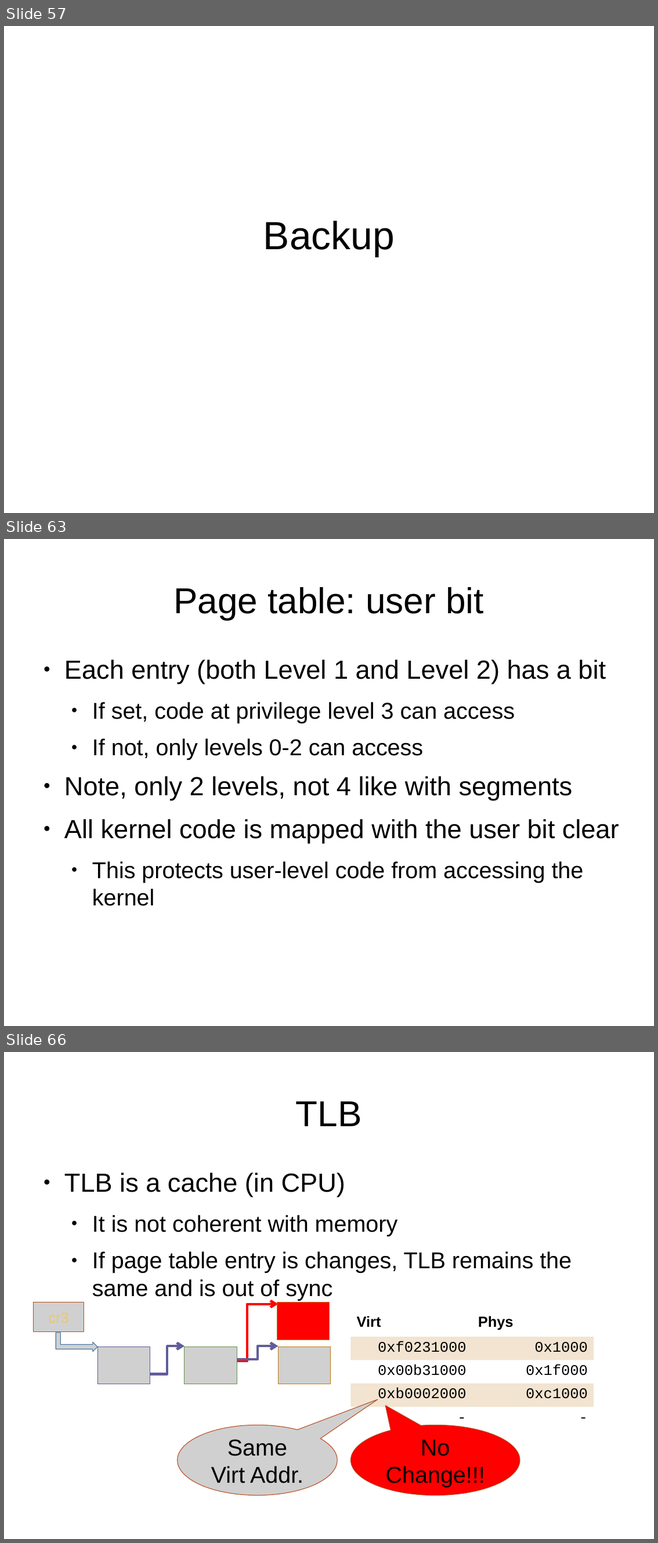
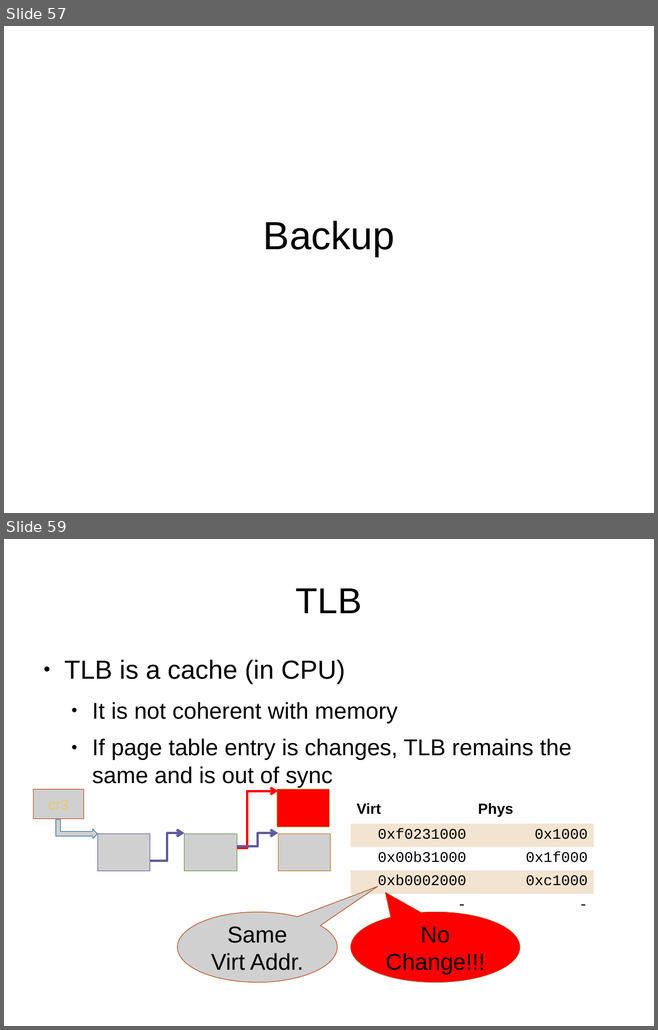
Before and after one commit to antonburtsev/cs5460, a slide deck: lectures/lecture11-creating-processes/lecture11-creating-processes.odp. Shown one above the other, each under a label of ours: slides 57, 63 and 66 before the commit, slides 57 and 59 after it; the slides between them are not shown. The pictures are 658x1543 and 658x1030 pixels, drawn with LibreOffice and Linux fonts; fonts in the diff are those of the drawing; grey boxes stand for pictures. Boxes give left, top, right and bottom in pixels: in the first picture for what was removed or moved away, otherwise in the second. Text is boxed around its words. In the diff, an @@ line names an element or a change of style, - is before the commit and + after.

```diff
--- a/lectures/lecture11-creating-processes/lecture11-creating-processes.odp
+++ b/lectures/lecture11-creating-processes/lecture11-creating-processes.odp
@@ slide 63 removed at (x1=4, y1=539, x2=654, y2=1026), background #FFFFFF @@
@@ title removed at (x1=173, y1=587, x2=483, y2=620) @@
-Page table: user bit
@@ text removed at (x1=64, y1=660, x2=619, y2=906) @@
-● Each entry (both Level 1 and Level 2) has a bit
-  ● If set, code at privilege level 3 can access
-  ● If not, only levels 0-2 can access
-● Note, only 2 levels, not 4 like with segments
-● All kernel code is mapped with the user bit clear
-  ● This protects user-level code from accessing the kernel
@@ what was slide 66 is now slide 59 @@
```
Also in this commit, not shown: 1 slide changed, 6 other slides removed, 7 other files.
